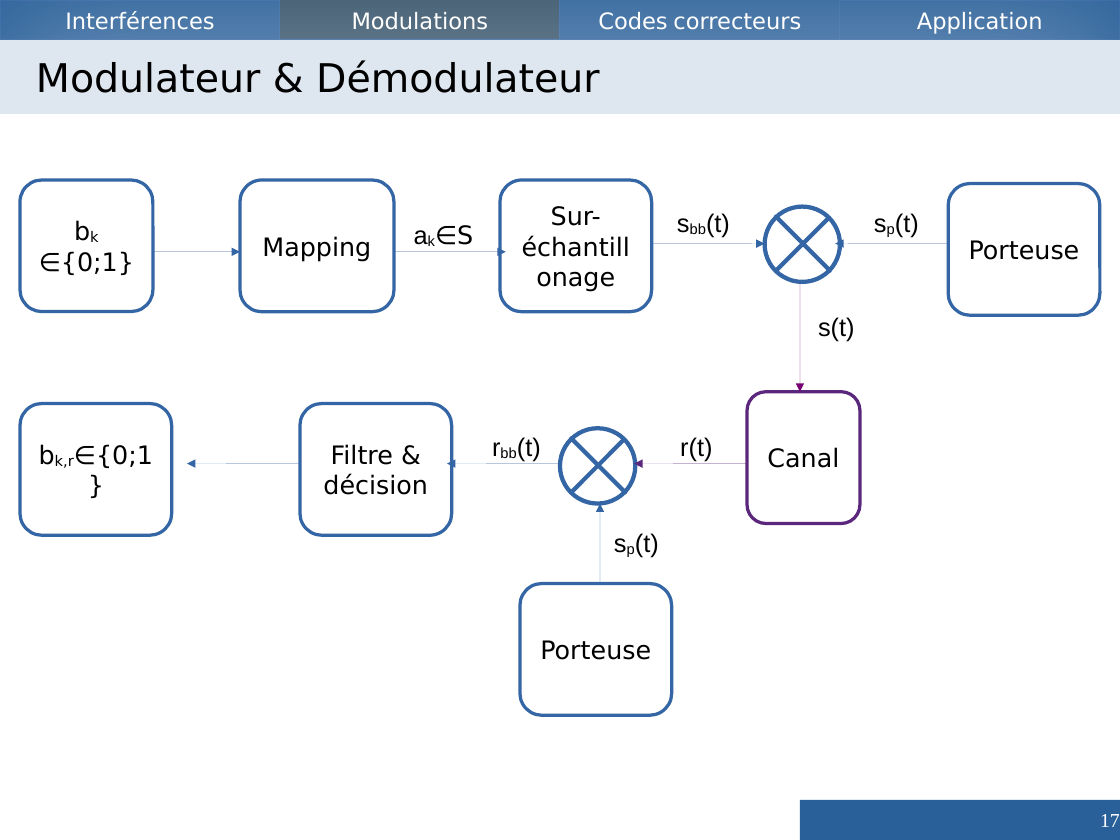
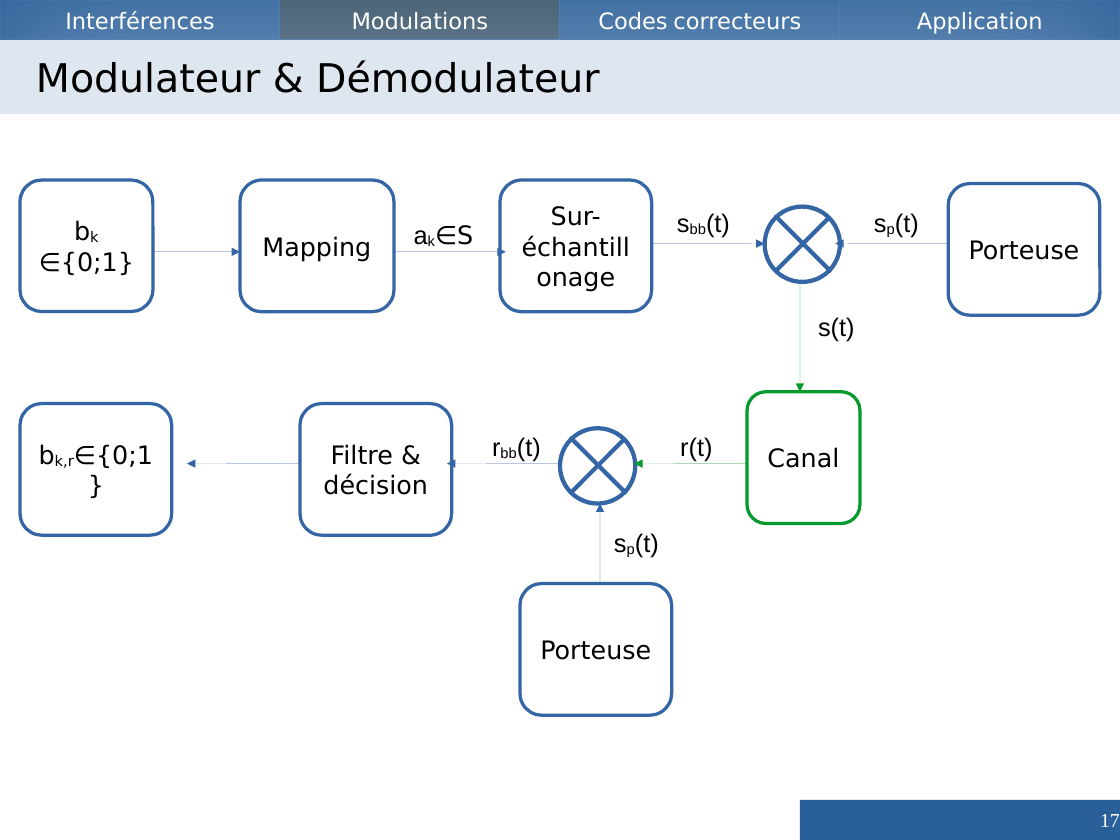
Before and after one commit to Vzrod/tipe, a slide deck: slide 17 of TIPE.odp. Drawn at 1120x840 pixels with LibreOffice and Linux fonts; fonts in the diff are those of the drawing. Boxes give left, top, right and bottom in pixels: in the first picture for what was removed or moved away, otherwise in the second. Text is boxed around its words. In the diff, an @@ line names an element or a change of style, - is before the commit and + after.

```diff
--- a/TIPE.odp
+++ b/TIPE.odp
@@ arrow (800, 284) - (800, 392): stroke #780373 0 pt to #069A2E 0 pt @@
@@ freeform shape "Canal" at (747, 392, 860, 524): outline #5B277D 2.3 pt to #069A2E 2.3 pt @@
@@ arrow (747, 463) - (634, 463): stroke #5B277D 0 pt to #069A2E 0 pt @@
```
Also in this commit, not shown: 9 other slides changed, 7 slides added, 6 slides removed, 5 other files.
